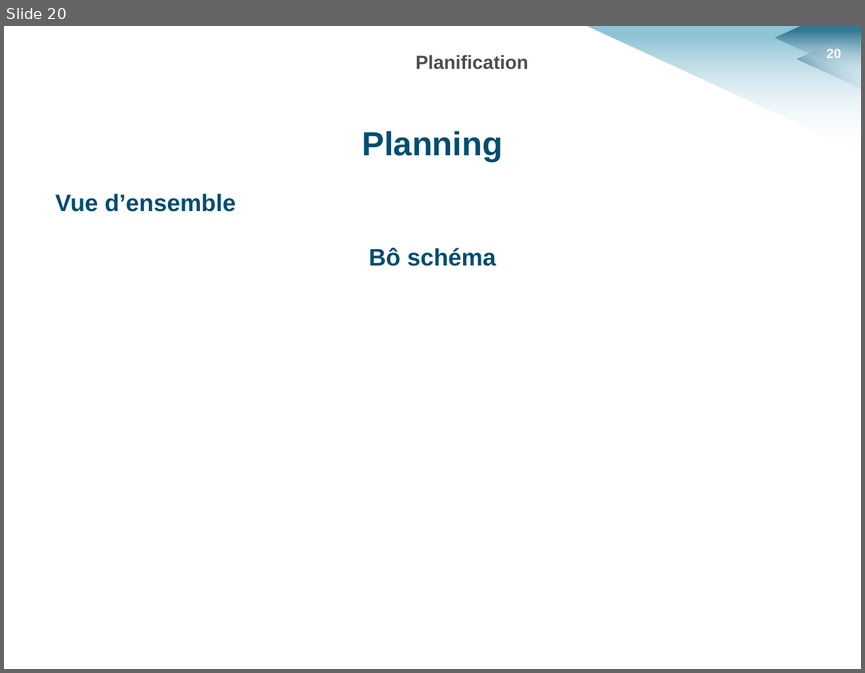
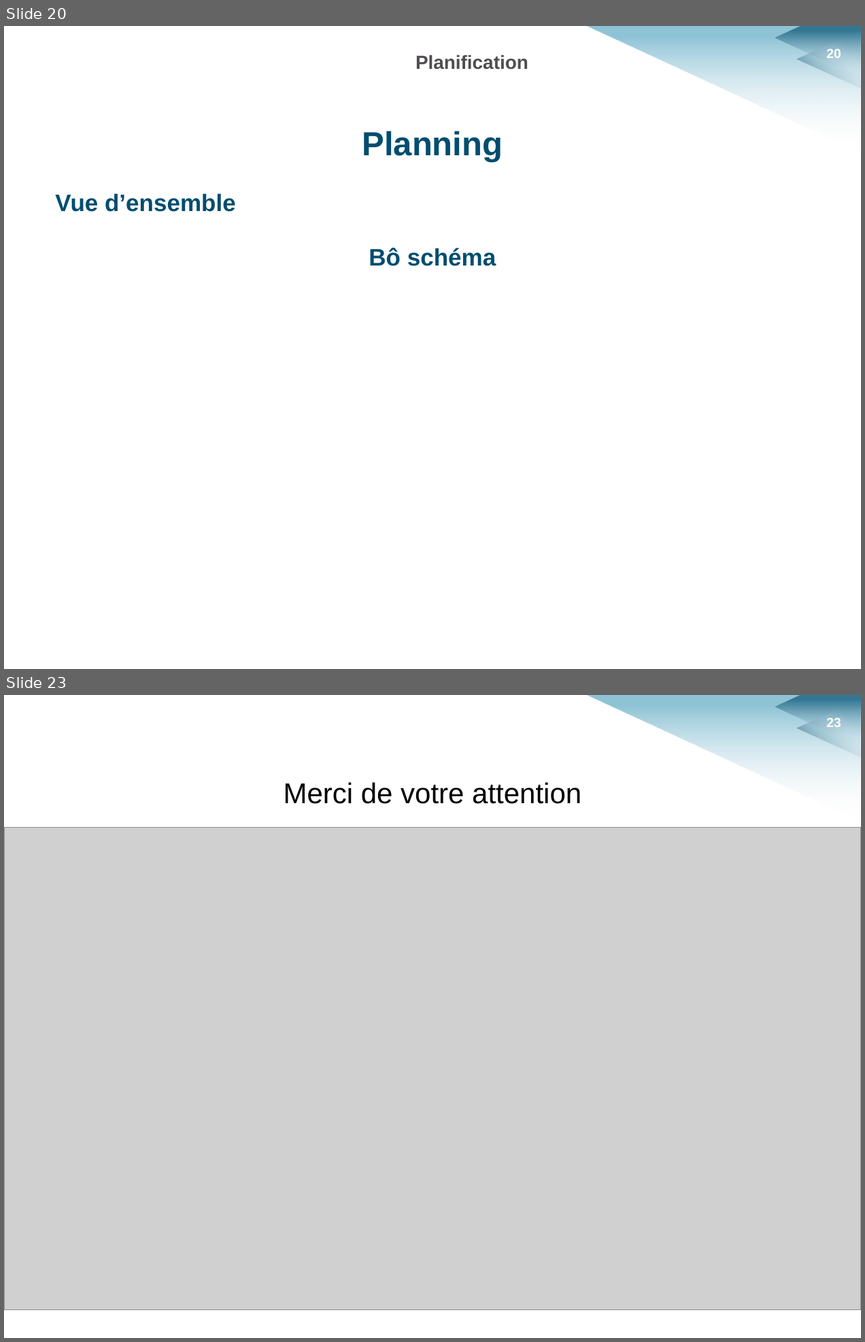
Before and after one commit to HKervadec/korrigolo, a slide deck: soutenances/planification/soutenance_planification.pptx. Shown one above the other, each under a label of ours: slide 20 before the commit, slides 20 and 23 after it; the slides between them are not shown. The pictures are 865x673 and 865x1342 pixels, drawn with LibreOffice and Linux fonts; fonts in the diff are those of the drawing; grey boxes stand for pictures; background and template pictures are left out. Boxes give left, top, right and bottom in pixels: in the first picture for what was removed or moved away, otherwise in the second. Text is boxed around its words. In the diff, an @@ line names an element or a change of style, - is before the commit and + after.

```diff
--- a/soutenances/planification/soutenance_planification.pptx
+++ b/soutenances/planification/soutenance_planification.pptx
@@ slide 23 added at [4, 695, 861, 1338], background #FFFFFF; not listed: 4 template elements that a slide beside it also shows @@
@@ text added at [283, 782, 581, 804], 24 pt, text #000000 @@
+Merci de votre attention
@@ picture added at [4, 828, 861, 1309] @@
```
Also in this commit, not shown: 10 slides changed, 4 other slides added, 5 slides removed.
